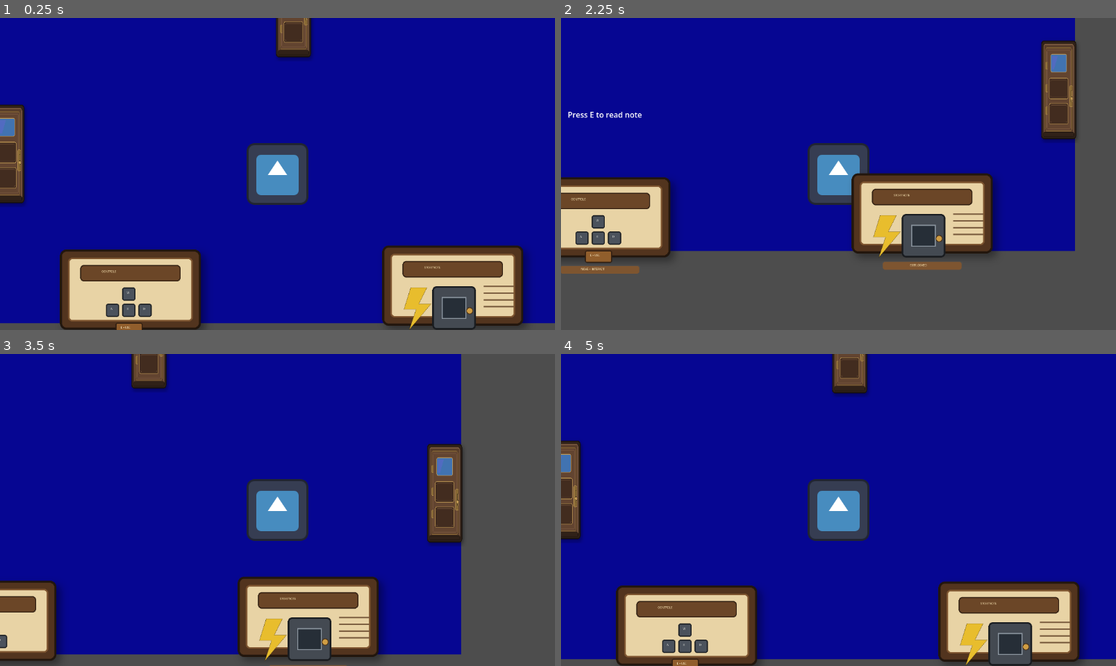
Above: before the commit, frames 1-4 (two rows, left to right).
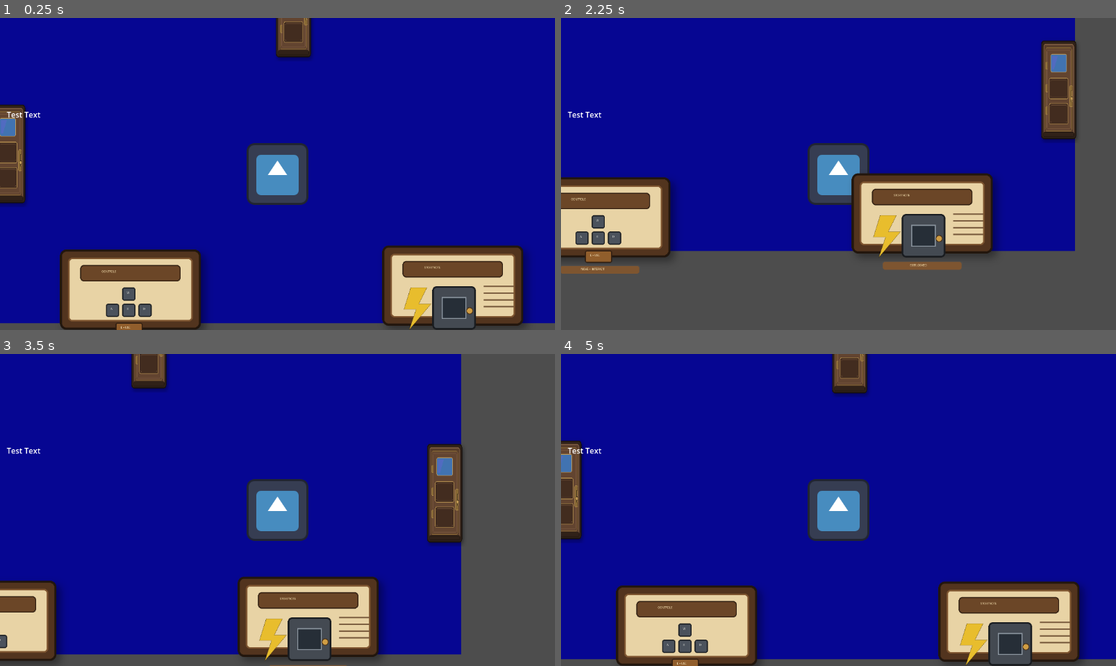
Above: after the commit, the same moments.

Repository: CISC204-S26/hw4-mmorey-ejsaylor
Game: Godot game, scene res://Scenes/entry_room.tscn
Same seed, same stepped clock (60 frames per second), same inputs: the game is played once before the commit and once after it. This scene is started directly instead of the project's main scene. The engine's default icon, where the game draws it, is replaced by a stand-in: a white triangle on a blue panel in a dark square.
Inputs:
- Up to frame 1 (0.25 s): no input
- Up to frame 2 (2.25 s): tap Enter at 0.5 s; hold D 0.53-1.28 s; tap E (interact) at 0.6, 1.35, 2.1 s; hold S 1.28-2.03 s; hold D from 2.03 s (still down)
- Up to frame 3 (3.5 s): tap E (interact) at 2.75, 2.85 s; release D at 2.78 s; hold W from 2.78 s (still down)
- Up to frame 4 (5 s): release W at 3.53 s; hold A from 3.53 s (still down); tap E (interact) at 3.6, 4.35 s

The runs differ from the first frame. In frame 1, 0.3% of the frame differs, in the area x 0-8%, y 27-60%; in frame 2, 0.1%; in frame 3, less than 0.1%; in frame 4, 0.3%.

Commit message:
all but generator work

Diff:
--- a/hw-4-/Scenes/entry_room.tscn
+++ b/hw-4-/Scenes/entry_room.tscn
@@ -80,14 +80,14 @@
 scale = Vector2(0.75, 0.75)
 texture = ExtResource("4_jhr5r")
 
-[node name="Door" parent="." unique_id=97506012 instance=ExtResource("3_x556d")]
-position = Vector2(-3, 259)
-target_scene = "uid://5uypg1nx8upi"
+[node name="Generator room door" parent="." unique_id=97506012 instance=ExtResource("3_x556d")]
+position = Vector2(-1, 259)
+target_scene = "generator_room.tscn"
 
-[node name="Door2" parent="." unique_id=1446754071 instance=ExtResource("3_x556d")]
+[node name="Battle room door" parent="." unique_id=1446754071 instance=ExtResource("3_x556d")]
 position = Vector2(1206, 276)
 target_scene = "uid://cbgnxlij38int"
 
-[node name="Door3" parent="." unique_id=2047998976 instance=ExtResource("3_x556d")]
+[node name="Maze room door" parent="." unique_id=2047998976 instance=ExtResource("3_x556d")]
 position = Vector2(592, -44)
-target_scene = "uid://2ns2qpe3ojm6"
+target_scene = "uid://cfavjdo2at68g"
--- a/hw-4-/Scenes/player.tscn
+++ b/hw-4-/Scenes/player.tscn
@@ -22,7 +22,7 @@
 
 [node name="CanvasLayer" type="CanvasLayer" parent="." unique_id=1029947797]
 
-[node name="Label" type="Label" parent="CanvasLayer" unique_id=1187439556]
+[node name="MessageLabel" type="Label" parent="CanvasLayer" unique_id=1187439556]
 offset_left = 14.0
 offset_top = 189.0
 offset_right = 94.0
--- a/hw-4-/node_2d.tscn
+++ b/hw-4-/node_2d.tscn
@@ -214,8 +214,9 @@
 polygon = PackedVector2Array(-299, 238, -17, -70, -33, -144, -14, -220, 39, -277, 109, -302, 196, -295, 260, -248, 299, -188, 308, -124, 296, -54, 248, 7, 180, 45, 102, 44, 79, 41, -169, 302, -257, 299)
 
 [node name="Locked Door" parent="." unique_id=97506012 instance=ExtResource("5_kdubu")]
-position = Vector2(8, -614)
+position = Vector2(10, -616)
 script = ExtResource("6_d21ai")
+target_scene = "uid://btql1xnudw1x4"
 locked_text = "Key needed"
 open_text = "Press E to enter"
 
Not shown: 1 places in hw-4-/Scenes/player.tscn that only renumber resources
